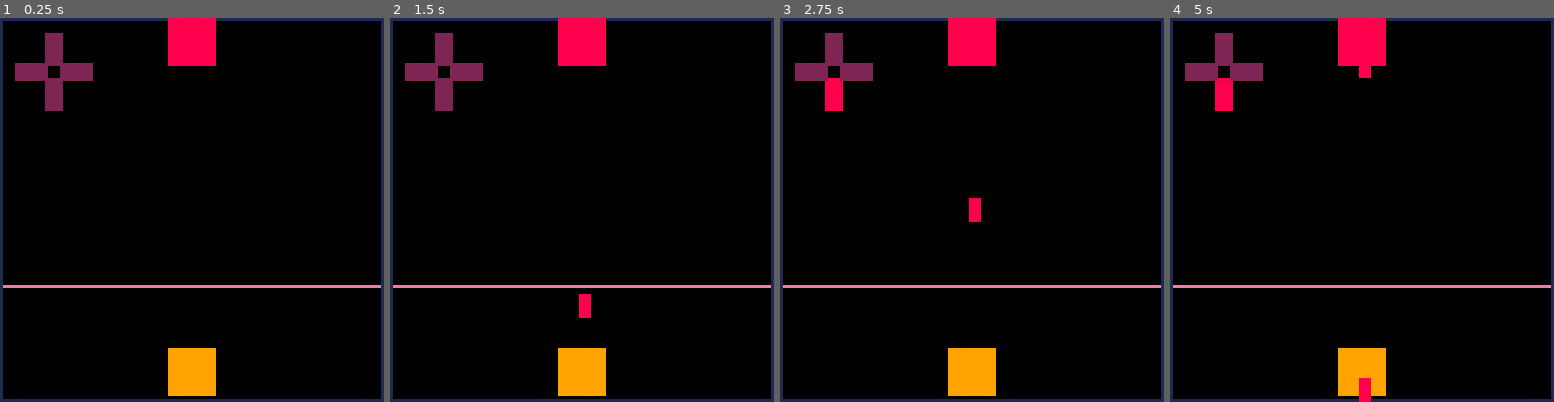
Above: before the commit, frames 1-4 (left to right).
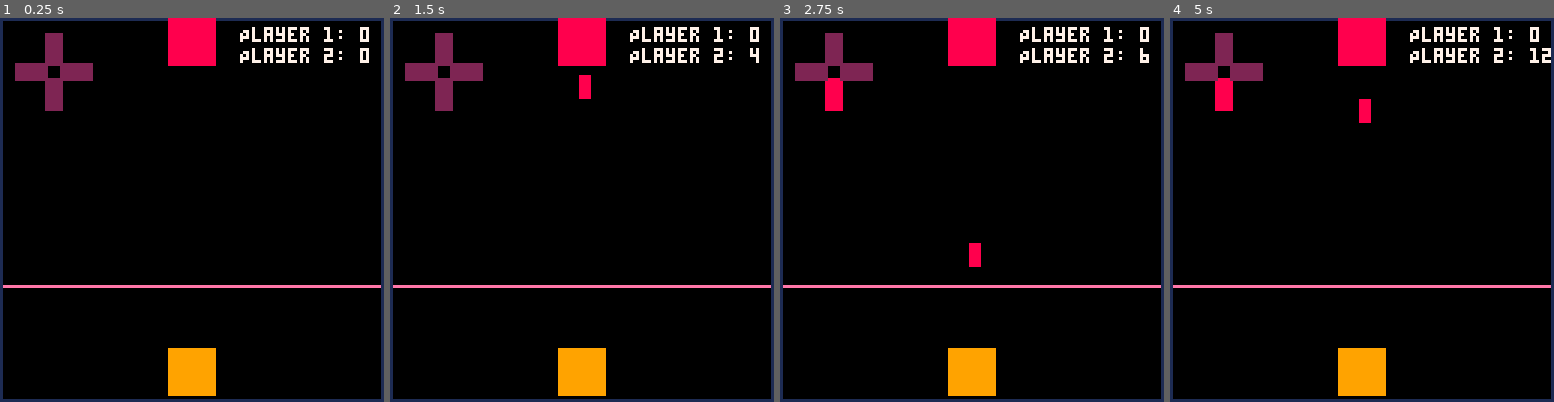
Above: after the commit, the same moments.

Repository: egitelma/pico_radio
Game: PICO-8 cartridge radio.p8
The game is run twice, just before and just after one commit, with the same random seed, the same clock (stepped at 60 frames per second) and the same inputs.
Inputs:
- Up to frame 1 (0.25 s): no input
- Up to frame 2 (1.5 s): tap O (Z key) at 0.33, 0.7, 1.43 s
- Up to frame 3 (2.75 s): hold Left 1.97-2.37 s; tap O (Z key) at 2.22 s; hold Down from 2.42 s (still down)
- Up to frame 4 (5 s): release Down at 2.82 s; hold Right 2.87-3.53 s; tap O (Z key) at 3.1, 3.98, 4.87 s; hold Up 3.58-4.08 s; hold Right 4.13-4.53 s; hold Down from 4.58 s (still down)

The runs differ from the first frame. In frame 1, 1.0% of the frame differs, in the area x 62-97%, y 2-12%; in frame 2, 1.4%; in frame 3, 1.4%; in frame 4, 1.5%, in the area x 49-100%, y 2-100%.

Commit message:
collision, scoring, setting up for switching between players

Diff:
--- a/radio.p8
+++ b/radio.p8
@@ -39,6 +39,8 @@
 -- barriers for movement
 local line2height = 89
 
+local receivingPlayer = 1
+
 -- player one (wave sender) info
 local playerOne = {
     x = 56,
@@ -48,7 +50,8 @@
     minX = 2,
     maxX = 125,
     minY = 2,
-    maxY = 0
+    maxY = 0,
+    score = 0
 }
 
 -- player two (wave receiver) info
@@ -60,7 +63,8 @@
     minX = 2,
     maxX = 125,
     minY = line2height+2,
-    maxY = 125
+    maxY = 125,
+    score = 0
 }
 
 function updatePlayerPos()
@@ -117,19 +121,38 @@
     -- generate a different line based on type
 
     if btn(4) then
-        local line = {
-            x = playerOne.x + playerOne.size / 2,
-            y = playerOne.y,
-            size = 3
-        }
-        add(lineList, line)
+        if(receivingPlayer == 1) then
+            local line = {
+                x = playerOne.x + playerOne.size / 2,
+                y = playerOne.y + playerOne.size,
+                size = 3
+            }
+            add(lineList, line)
+        elseif(receivingPlayer == 0) then
+            local line = {
+                x = playerTwo.x + playerTwo.size / 2,
+                y = playerTwo.y - 3,
+                size = 3
+            }
+            add(lineList, line)
+        end
     end
 end
 
 function updateLinePos()
-    for i = 1, #lineList do
-        lineList[i].y += 4 --wave move speed
-        --printh("linelist index " .. i .. " x: " .. lineList[i].x .. " y: " .. lineList[i].y)
+    for item in all(lineList) do
+        item.y += 4
+        if(receivingPlayer == 1 and item.y + item.size >= playerTwo.y and item.y <= playerTwo.y + playerTwo.size and item.x + item.size >= playerTwo.x and item.x <= playerTwo.x + playerTwo.size) then
+            playerTwo.score += 1
+            del(lineList, item)
+        end
+        if(receivingPlayer == 0 and item.y + item.size >= playerOne.y and item.y <= playerOne.y + playerOne.size and item.x + item.size >= playerOne.x and item.x <= playerOne.x + playerOne.size) then
+            playerOne.score += 1
+            del(lineList, item)
+        end
+        if(item.y > 127) then
+            del(lineList, item)
+        end
     end
 end
 
@@ -165,6 +188,11 @@
     else
         rectfill(20, 15, 30, 20, 2)
     end
+end
+
+function drawScore()
+    print("Player 1: " .. playerOne.score, 80, 3, 7)
+    print("Player 2: " .. playerTwo.score, 80, 10, 7)
 end
 
 function _update()
@@ -179,6 +207,7 @@
     drawBorders()
     drawPlayer()
     drawLines()
+    drawScore()
 end
 
 __gfx__
